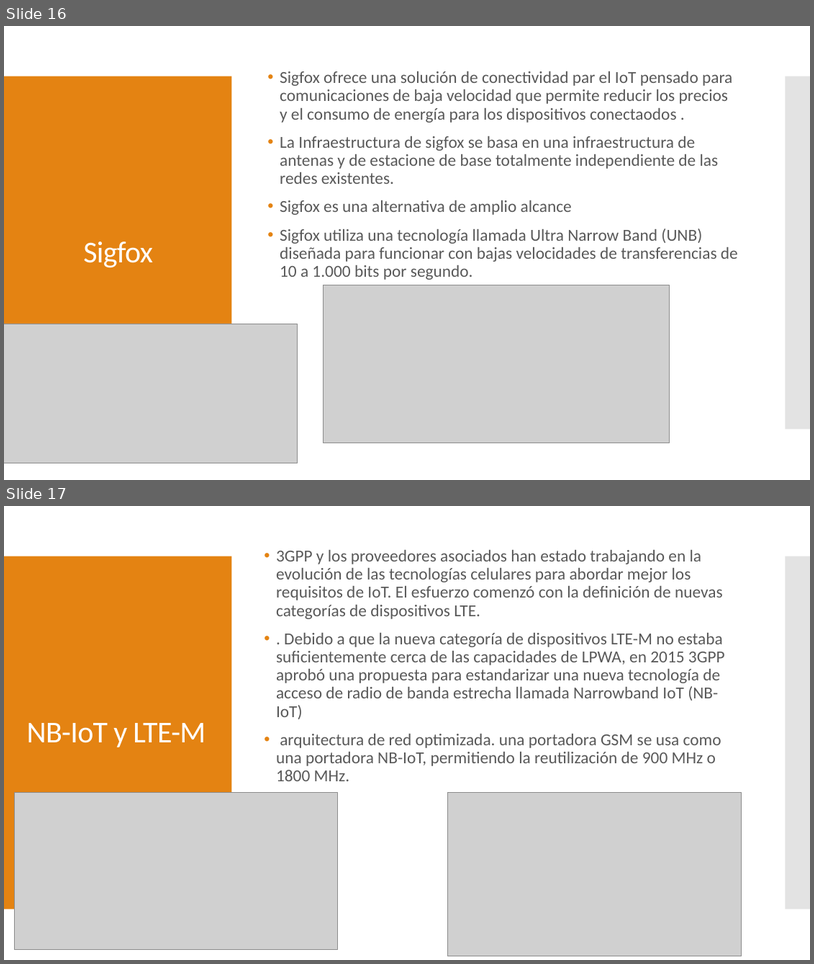
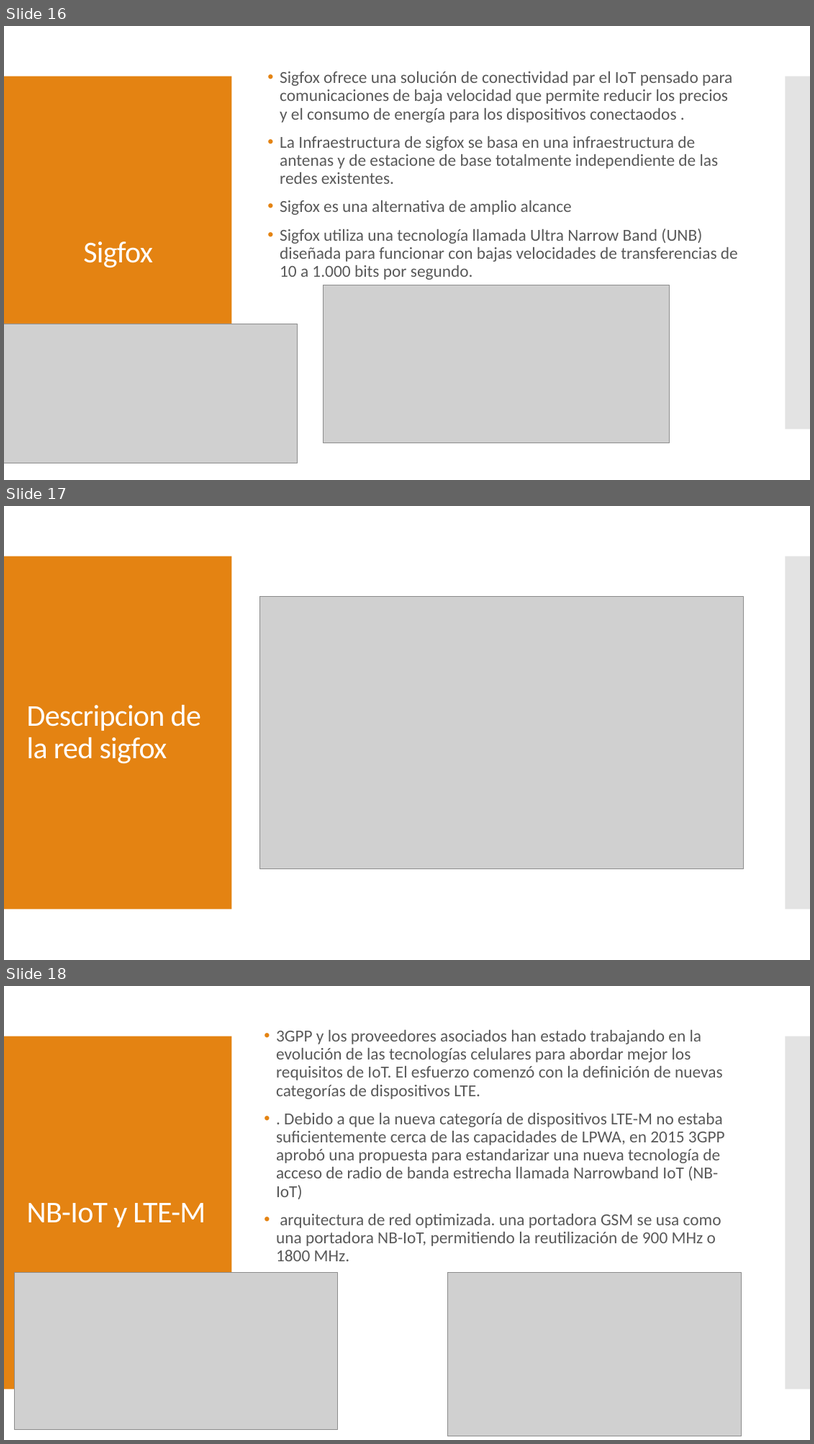
Before and after one commit to markoAntonio1692/curso_iot_universidad_autonoma_2019-i, a slide deck: Clase 1/CLASE 1 IOT.pptx. Shown one above the other, each under a label of ours: slides 16 and 17 before the commit, slides 16, 17 and 18 after it. The pictures are 814x964 and 814x1444 pixels, drawn with LibreOffice and Linux fonts; fonts in the diff are those of the drawing; grey boxes stand for pictures. Boxes give left, top, right and bottom in pixels: in the first picture for what was removed or moved away, otherwise in the second. Text is boxed around its words. In the diff, an @@ line names an element or a change of style, - is before the commit and + after.

```diff
--- a/Clase 1/CLASE 1 IOT.pptx
+++ b/Clase 1/CLASE 1 IOT.pptx
@@ slide 17 added at [4,506,810,960], background #FFFFFF; not listed: 2 template elements that a slide beside it also shows @@
@@ picture added at [260,596,744,868] @@
@@ title added at [27,705,201,764], 36 pt, text #FFFFFF @@
+Descripcion de la red sigfox
@@ what was slide 17 is now slide 18 @@
```
Also in this commit, not shown: 2 other slides added.
